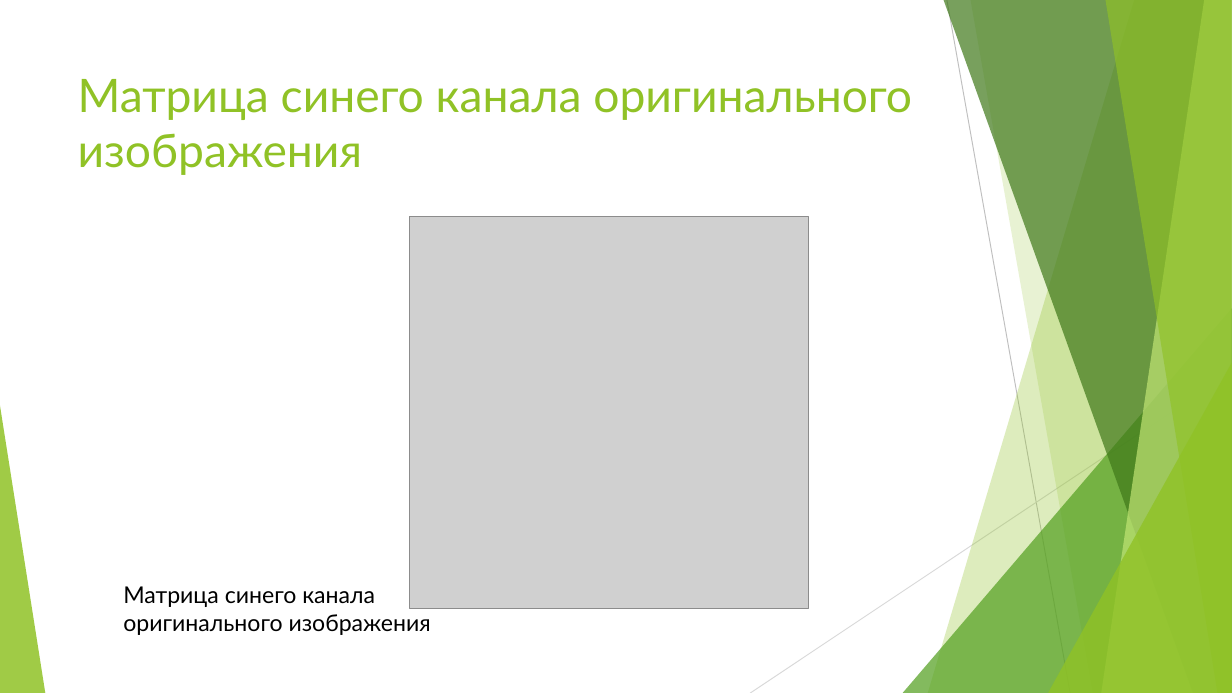
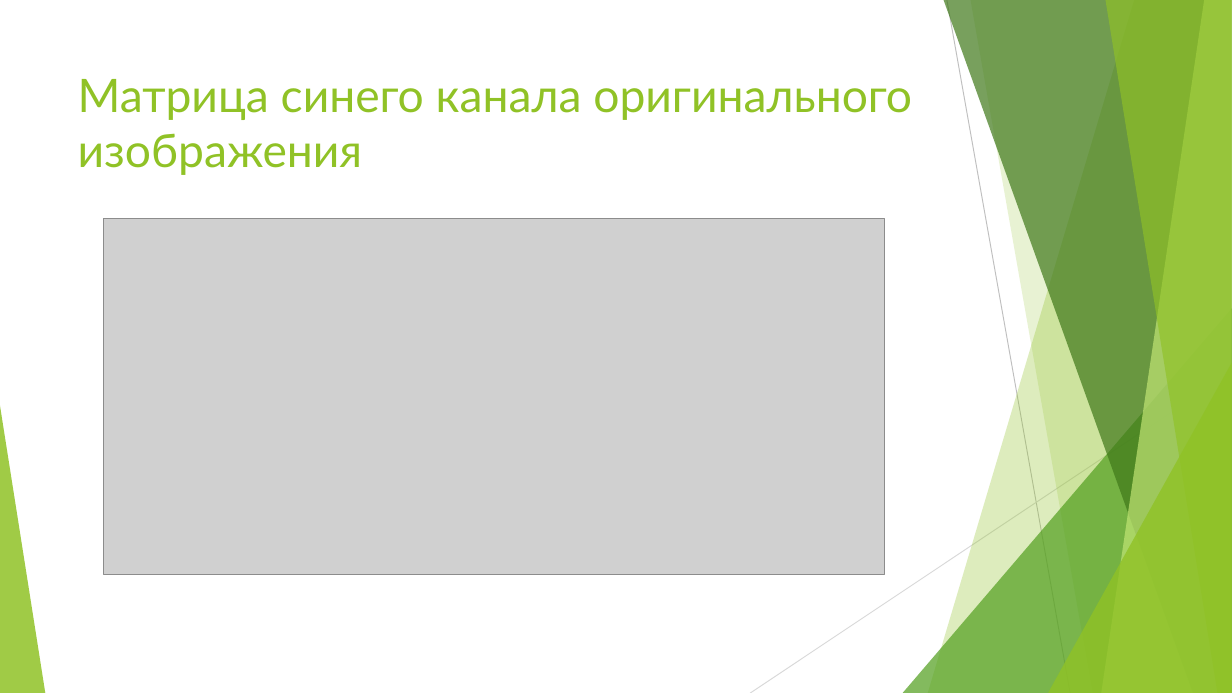
Before and after one commit to Kubyshev/kurs_stega, a slide deck: slide 6 of stegoKurs/Курсовая.pptx. Drawn at 1232x693 pixels with LibreOffice and Linux fonts; fonts in the diff are those of the drawing; grey boxes stand for pictures. Boxes give left, top, right and bottom in pixels: in the first picture for what was removed or moved away, otherwise in the second. Text is boxed around its words. In the diff, an @@ line names an element or a change of style, - is before the commit and + after.

```diff
--- a/stegoKurs/Курсовая.pptx
+++ b/stegoKurs/Курсовая.pptx
@@ picture added at (104, 218, 884, 574) @@
@@ picture removed at (409, 216, 808, 608) @@
@@ text removed at (123, 586, 431, 635) @@
-Матрица синего канала
-оригинального изображения
```
Also in this commit, not shown: 9 other slides changed.
